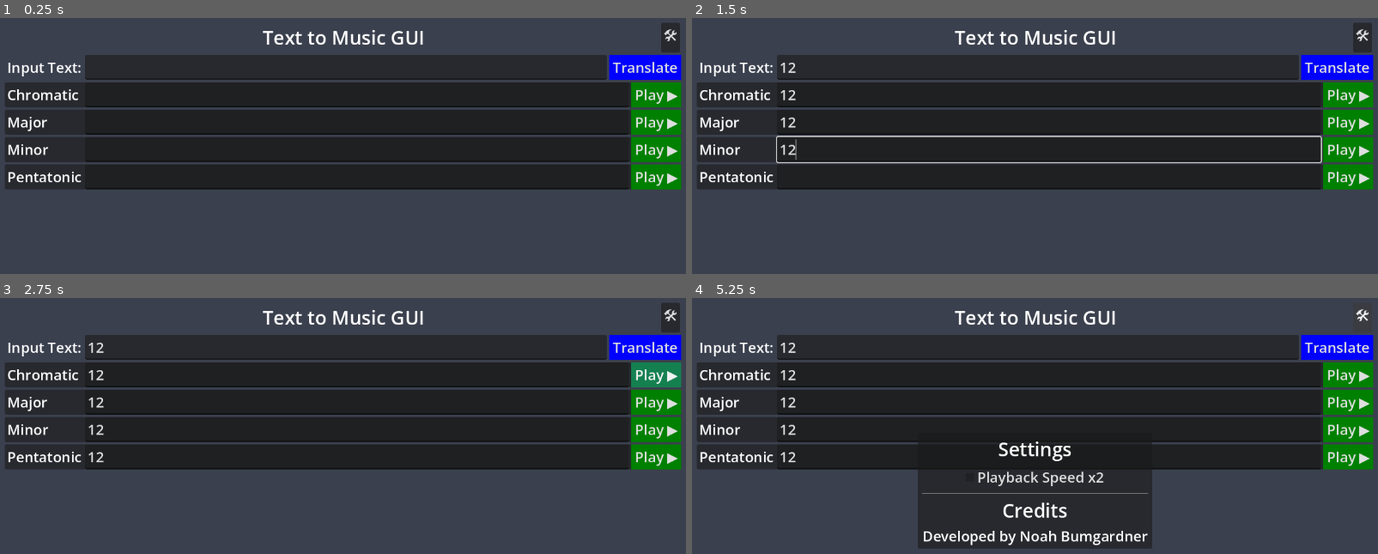
Above: before the commit, frames 1-4 (two rows, left to right).
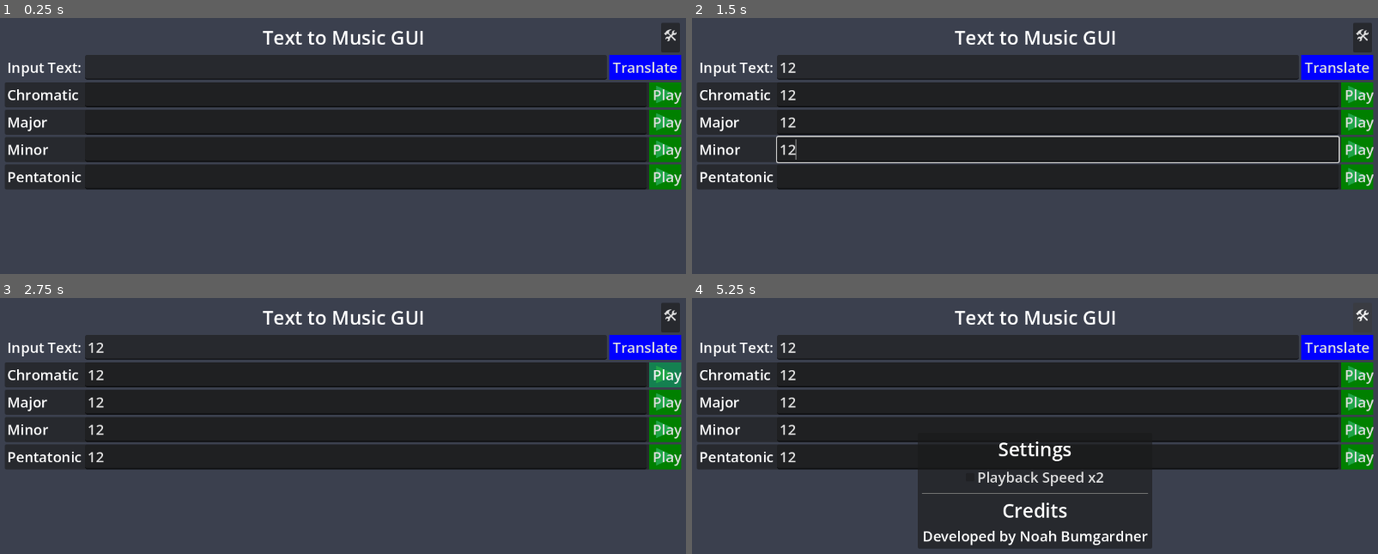
Above: after the commit, the same moments.

Repository: NBumgardner/text-to-music-gui-2015
Game: Godot game, scene res://scenes/text_to_music_gui/text_to_music_gui.tscn
Same seed, same stepped clock (60 frames per second), same inputs: the game is played once before the commit and once after it.
Inputs (mouse positions are in pixels of both pictures, inside the frame that each line leads up to):
- Up to frame 1 (0.25 s): no input
- Up to frame 2 (1.5 s): click (1035, 66) at 0.52 s; type "12" at 0.6 s; click (1048, 94) at 0.75 s; type "12" at 0.83 s; click (1048, 122) at 0.98 s; type "12" at 1.07 s; click (1048, 148) at 1.27 s; type "12" at 1.35 s
- Up to frame 3 (2.75 s): click (356, 456) at 1.5 s; type "12" at 1.58 s; click (658, 374) at 2 s, where only the run before the commit has a clickable "Play ▶"
- Up to frame 4 (5.25 s): click (1350, 374) at 2.75 s, where only the run before the commit has a clickable "Play ▶"; click (1357, 374) at 3.5 s, where only the run after the commit has a clickable "Play"; click (1357, 374) at 4.25 s, where only the run after the commit has a clickable "Play"; click "🛠" at 5 s

The runs differ from the first frame. In frame 1, 1.7% of the frame differs, in the area x 91-100%, y 25-68%; in frame 2, 1.8%; in frame 3, 1.7%; in frame 4, 1.7%.

Commit message:
Replace Play Button Emoji with SVG Background Icon

Diff:
--- /dev/null
+++ b/v2-godot/icons/play_arrow_icon.svg
@@ -0,0 +1 @@
+<?xml version="1.0" standalone="no"?> <!DOCTYPE svg PUBLIC "-//W3C//DTD SVG 20010904//EN" "http://www.w3.org/TR/2001/REC-SVG-20010904/DTD/svg10.dtd"> <svg version="1.0" xmlns="http://www.w3.org/2000/svg" width="101.000000pt" height="98.000000pt" viewBox="0 0 101.000000 98.000000" preserveAspectRatio="xMidYMid meet"> <g transform="translate(0.000000,98.000000) scale(0.100000,-0.100000)" fill="#20a548" stroke="none"> <path d="M0 490 c0 -487 0 -490 20 -490 12 0 239 102 505 227 l485 227 0 36 0 36 -485 227 c-266 125 -493 227 -505 227 -20 0 -20 -3 -20 -490z"/> </g> </svg>
--- a/v2-godot/scenes/scaled_solfege_player/scaled_solfege_player.tscn
+++ b/v2-godot/scenes/scaled_solfege_player/scaled_solfege_player.tscn
@@ -4,6 +4,7 @@
 [ext_resource type="Theme" uid="uid://bcn1l0yktj2nh" path="res://themes/play_button_theme.tres" id="1_v0arx"]
 [ext_resource type="AudioStream" uid="uid://dbbl00734sbme" path="res://data/audio_streams/demo_audio_stream_synchronized_chromatic_scale_ascending_c4.tres" id="2_ueegv"]
 [ext_resource type="AudioStream" uid="uid://m1ay0labthbs" path="res://audio/001_sfx_click.wav" id="4_q452i"]
+[ext_resource type="Texture2D" uid="uid://dcrc7rcx2g4np" path="res://icons/play_arrow_icon.svg" id="5_dqj3a"]
 
 [node name="ScaledSolfegePlayer" type="PanelContainer" unique_id=134583324]
 offset_right = 371.0
@@ -37,7 +38,10 @@
 
 [node name="Button" type="Button" parent="HBoxContainer" unique_id=217465911]
 layout_mode = 2
-text = " Play ▶ "
+theme_override_constants/icon_max_width = 30
+text = " Play"
+icon = ExtResource("5_dqj3a")
+icon_alignment = 1
 
 [connection signal="text_submitted" from="HBoxContainer/LineEdit" to="." method="_on_line_edit_text_submitted"]
 [connection signal="mouse_entered" from="HBoxContainer/Button" to="." method="_on_button_mouse_entered"]
Not shown, added: v2-godot/icons/play_arrow_icon.svg.import
